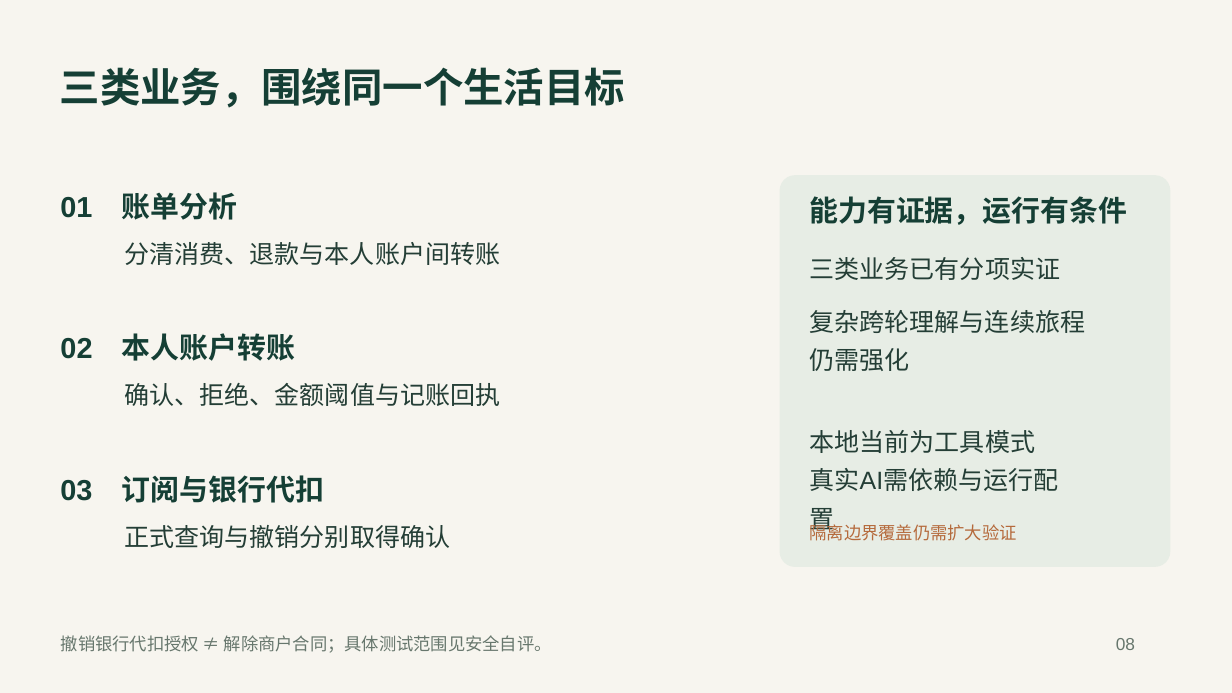
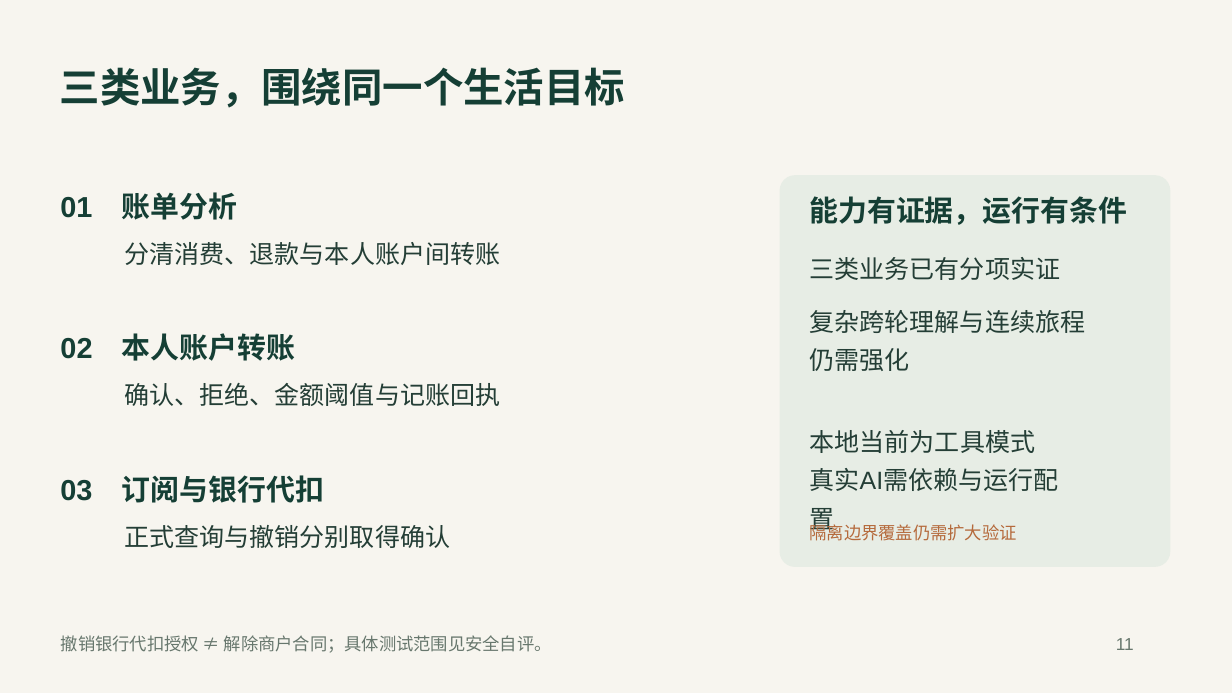
Before and after one commit to MuMi-y/shouzhi-youdu, a slide deck: slide 11 of submission/02_答辩材料_收支有度.pptx (slide 8 before the commit). Drawn at 1232x693 pixels with LibreOffice and Linux fonts; fonts in the diff are those of the drawing. Boxes give left, top, right and bottom in pixels: in the first picture for what was removed or moved away, otherwise in the second. Text is boxed around its words. In the diff, an @@ line names an element or a change of style, - is before the commit and + after.

```diff
--- a/submission/02_答辩材料_收支有度.pptx
+++ b/submission/02_答辩材料_收支有度.pptx
@@ text at (x1=1116, y1=638, x2=1134, y2=650): text changed @@
-08
+11
```
Also in this commit, not shown: 6 other slides changed, 11 slides added, 5 other files.
